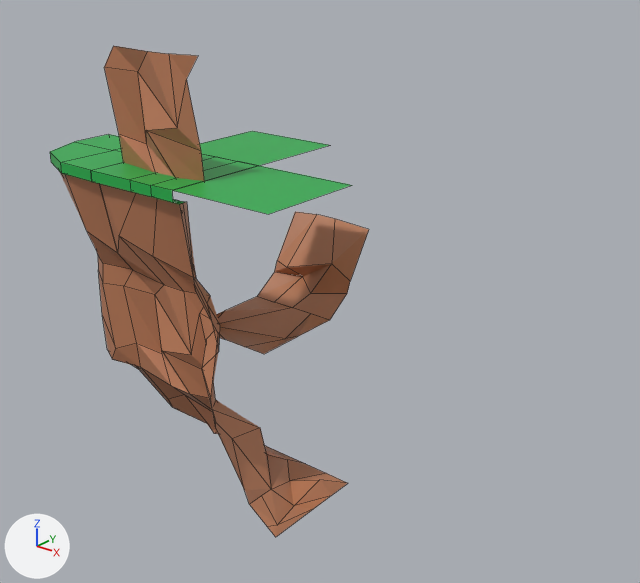
The Blender file Floating Island Test/Assets/MCTiles/Models/Floating Island Marching Cube Tiles.blend as it was, and as the next commit left it.
The view is the same before and after, from a 50 mm lens placed at (5.58, -5.0, 3.69), pointed at (1.03, 0.68, 0.71). The lights are fixed; the arrows at lower left show +X, +Y and +Z. Mesh edges are drawn as thin lines.

The first picture shows 'Corner Bottom Inverted', 'Corner Center', 'Corner Center Inverted', 'Corner Top', 'Corner Top Inverted', 'Edge Bottom', 'Edge Bottom.001', 'Edge Center', 'Edge Center.001', 'Edge Top', 'Middle Bottom', 'Middle Top'.
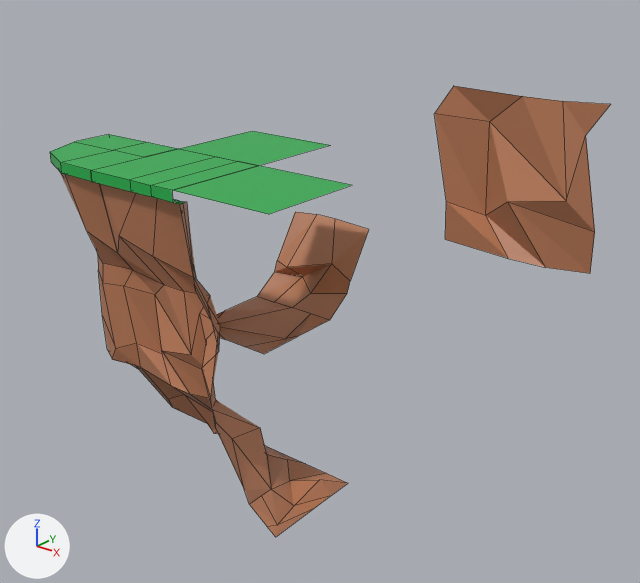
What changed in the scene script:
```text
Change ob_edge_center_001:
    ob_edge_center_001.location: (0.0, 0.0, 1.985) -> (3.249, 0.0, 1.985)
```

Changed parts and their boxes (x1, y1, x2, y2) in the pictures (640 x 583 px):
'Edge Center.001', moved
    before: (104, 46, 204, 181)
    after: (435, 86, 611, 273)
